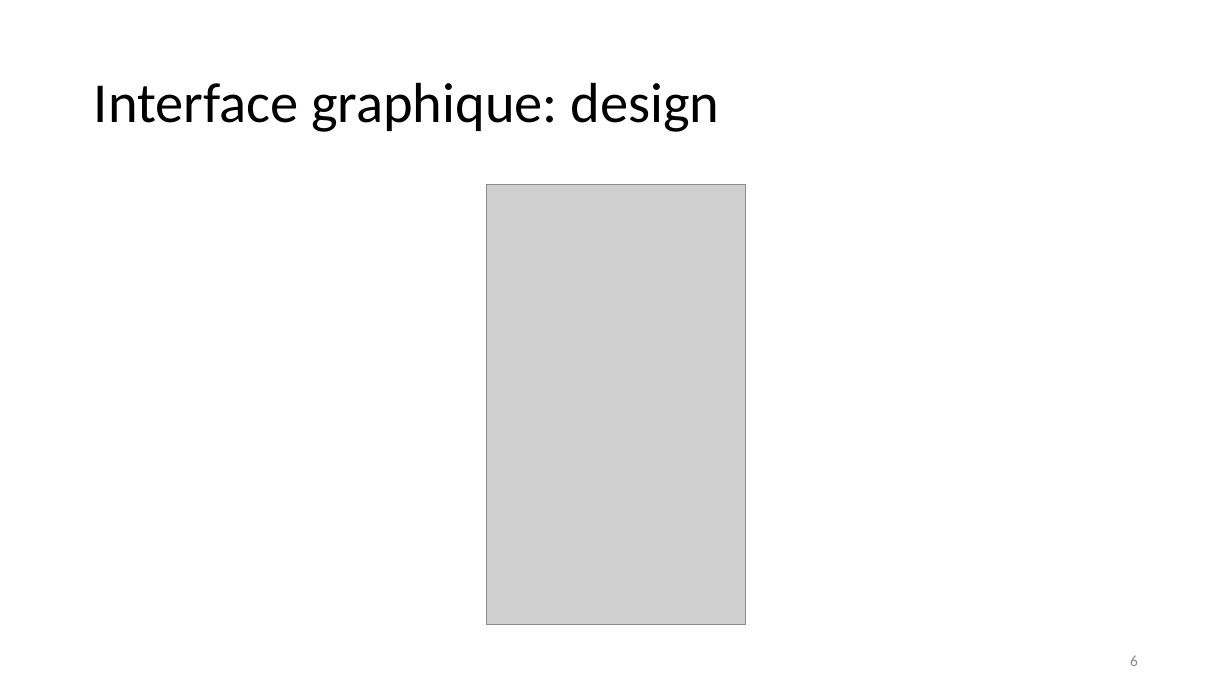
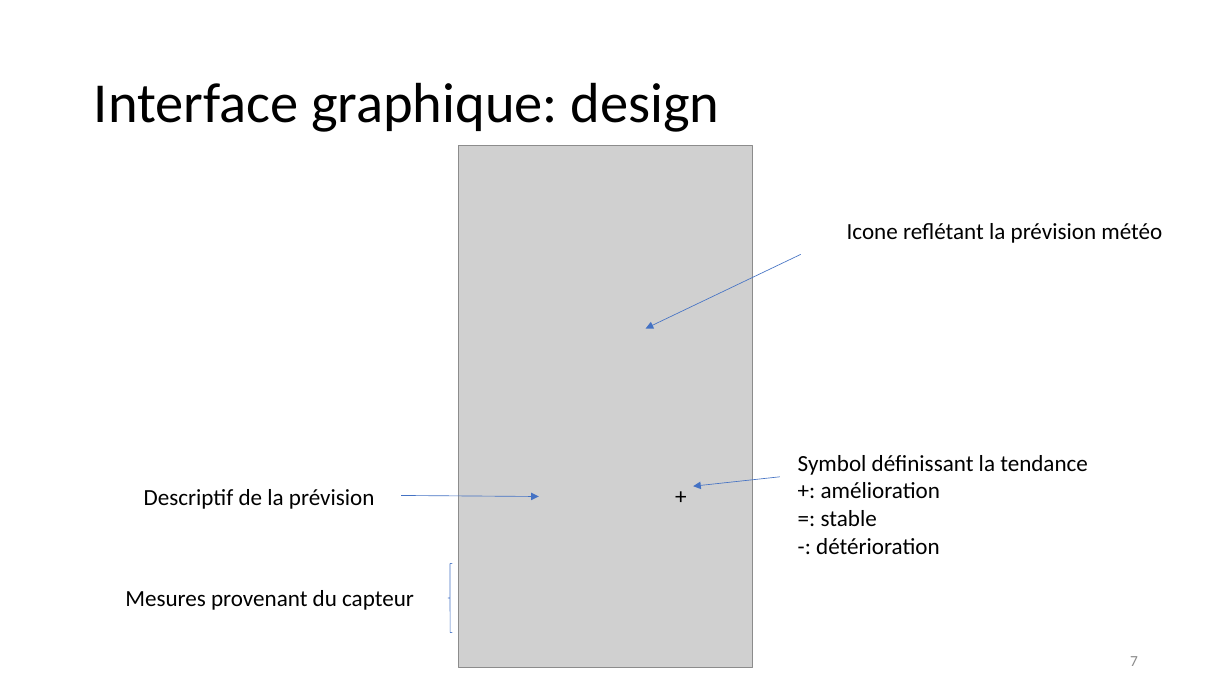
Before and after one commit to jeromelane/WeatherCheckingRpi, a slide deck: slide 7 of weathercheckingrpi/doc/Presentations/projet_meteo_JL_KG_16042019v1.pptx (slide 6 before the commit). Drawn at 1232x693 pixels with LibreOffice and Linux fonts; fonts in the diff are those of the drawing; grey boxes stand for pictures. Boxes give left, top, right and bottom in pixels: in the first picture for what was removed or moved away, otherwise in the second. Text is boxed around its words. In the diff, an @@ line names an element or a change of style, - is before the commit and + after.

```diff
--- a/weathercheckingrpi/doc/Presentations/projet_meteo_JL_KG_16042019v1.pptx
+++ b/weathercheckingrpi/doc/Presentations/projet_meteo_JL_KG_16042019v1.pptx
@@ picture: place and size @@
-picture at (486,185,746,625)
+picture at (459,146,753,668)
@@ text added at (847,223,1162,243), 18 pt, text #000000 @@
+Icone reflétant la prévision météo
@@ arrow added from (801, 254) to (646, 329), #4472C4 0.5 pt @@
@@ text added at (666,477,697,514), 18 pt, text #000000 @@
++
@@ arrow added from (780, 477) to (693, 486), #4472C4 0.5 pt @@
@@ text added at (798,455,1088,554), 18 pt, text #000000 @@
+Symbol définissant la tendance
++: amélioration
+=: stable
+-: détérioration
@@ text added at (144,489,375,509), 18 pt, text #000000 @@
+Descriptif de la prévision
@@ arrow added from (401, 495) to (539, 496), #4472C4 0.5 pt @@
@@ left brace added at (448,564,453,633), outline #4472C4 0.5 pt @@
@@ text added at (125,590,414,610), 18 pt, text #000000 @@
+Mesures provenant du capteur
@@ page number at (1130,656,1138,666): text changed @@
-6
+7
```
Also in this commit, not shown: 2 other slides changed, 6 slides added, 1 slide removed, 20 other files.
